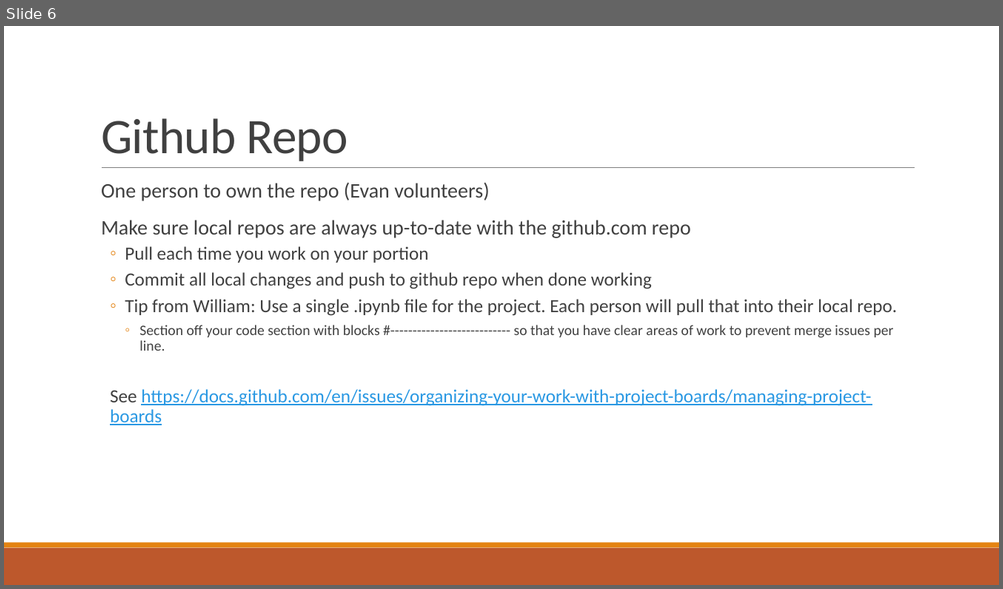
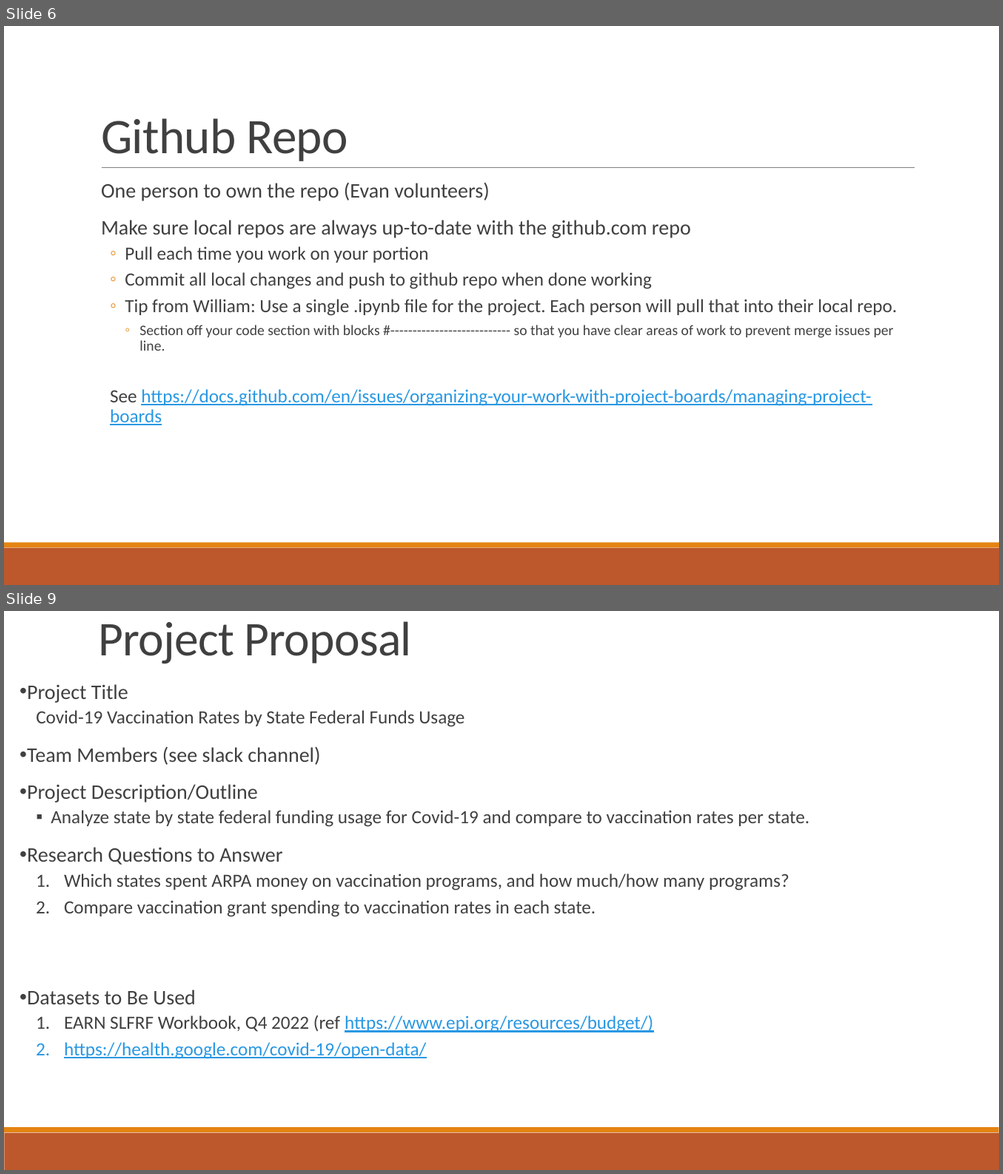
Before and after one commit to Evdawg/Project_1_Covid_Data, a slide deck: Project notes.pptx. Shown one above the other, each under a label of ours: slide 6 before the commit, slides 6 and 9 after it; the slides between them are not shown. The pictures are 1003x589 and 1003x1174 pixels, drawn with LibreOffice and Linux fonts; fonts in the diff are those of the drawing. Boxes give left, top, right and bottom in pixels: in the first picture for what was removed or moved away, otherwise in the second. Text is boxed around its words. In the diff, an @@ line names an element or a change of style, - is before the commit and + after.

```diff
--- a/Project notes.pptx
+++ b/Project notes.pptx
@@ slide 9 added at [4, 611, 999, 1170], background #FFFFFF; not listed: 2 template elements that a slide beside it also shows @@
@@ text added at [98, 621, 412, 664], 46.8 pt, text #404040 @@
+Project Proposal
@@ text added at [27, 684, 810, 1059], 18 pt, text #404040 @@
+• Project Title
+  Covid-19 Vaccination Rates by State Federal Funds Usage
+• Team Members (see slack channel)
+• Project Description/Outline
+  ▪ Analyze state by state federal funding usage for Covid-19 and compare to vaccination rates per state.
+• Research Questions to Answer
+  1. Which states spent ARPA money on vaccination programs, and how much/how many programs?
+  2. Compare vaccination grant spending to vaccination rates in each state.
+• Datasets to Be Used
+  1. EARN SLFRF Workbook, Q4 2022 (ref https://www.epi.org/resources/budget/)
+  2. https://health.google.com/covid-19/open-data/
```
Also in this commit, not shown: 2 slides changed, 4 other slides added.
